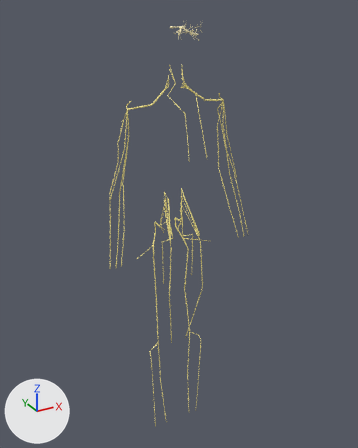
A saved change to the glTF model public/models/nerves.glb.
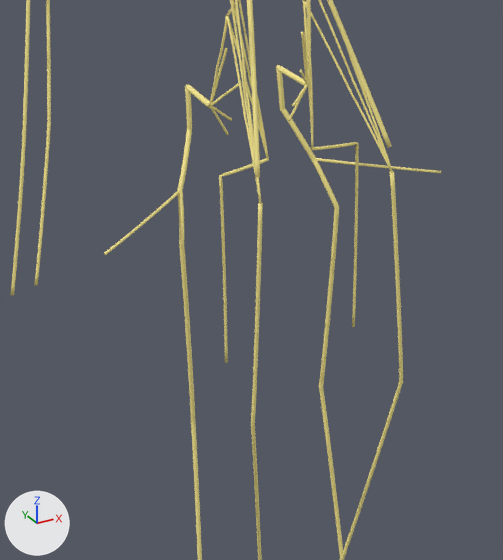
The first picture shows the older version from a 50 mm lens placed at (-0.767, -1.44, 0.733), pointed at (0.02, -0.008, 0.018). The close-ups show the older and then the newer version on the part from 32% to 63% of the width and 45% to 73% of the height of that picture. Only the edits that show in the close-ups are written down. The axes (+X, +Y, +Z) are drawn at lower left. The lights are the same throughout. Vertices at exactly the same position are counted once.

In view in the first close-up: 'nerf-femoral-d', 'nerf-femoral-g', 'nerf-gluteal-inf-d', 'nerf-gluteal-inf-g', 'nerf-median-d', 'nerf-obturateur-d', 'nerf-obturateur-g', 'nerf-sciatique-d', 'nerf-sciatique-g', 'nerf-ulnaire-d', 'plexus-lombaire-d', 'plexus-lombaire-g'.
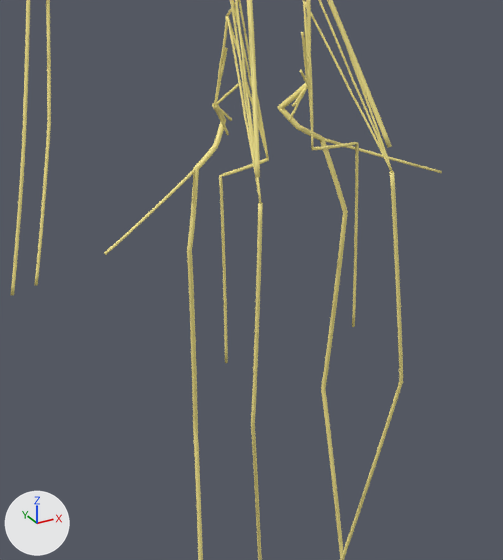
What differs and where, as boxes (x1, y1, x2, y2) in the close-ups (503 x 560 px; the box of a moved part takes in the faces that stretch with it):
'nerf-sciatique-d', reshaped: before (177, 18, 239, 560); after (187, 18, 239, 560)
'nerf-sciatique-g', reshaped: before (276, 0, 343, 559); after (277, 0, 348, 559)
'nerf-gluteal-inf-g', reshaped (125% taller): before (316, 158, 441, 173); after (324, 138, 442, 173)
'nerf-gluteal-inf-d', reshaped (19% wider, 32% taller): before (104, 190, 180, 255); after (104, 169, 195, 255)
part 1 of me_nerf_sciatique_d, moved or reshaped: before (177, 21, 237, 560); after (187, 22, 237, 560)
part 3 of me_nerf_sciatique_g, moved or reshaped: before (276, 30, 343, 556); after (277, 36, 348, 556)

Diff of the bpy script that builds the scene:
```diff
--- a/public/models/nerves.glb.py
+++ b/public/models/nerves.glb.py
@@ me_nerf_gluteal_inf_g @@
 # used by ob_nerf_gluteal_inf_g; location = (0.0, 0.0, 0.0)
-me_nerf_gluteal_inf_g.from_pydata(...)  # 102 vertices, 200 faces; spans x 0.0618..0.1545, y -0.0184..0.039, z -0.0783..-0.0659
+me_nerf_gluteal_inf_g.from_pydata(...)  # 102 vertices, 200 faces; spans x 0.0561..0.1544, y -0.0185..0.0156, z -0.0782..-0.0365
+# me_nerf_gluteal_inf_g part 4: 101 of 102 vertices moved; they spanned x 0.0618..0.1545, y -0.0184..0.039, z -0.0783..-0.0659 and now span x 0.0561..0.1544, y -0.0185..0.0156, z -0.0782..-0.0365; mean shift (-0.0029, -0.0119, 0.0149); largest move (0.0619, 0.0374, -0.0682) -> (0.0561, 0.0137, -0.0385)
 me_nerf_gluteal_inf_g.materials.append(mat_defaultmaterial_002)
@@ me_nerf_sciatique_g @@
 # used by ob_nerf_sciatique_g; location = (0.0, 0.0, 0.0)
-me_nerf_sciatique_g.from_pydata(...)  # 1397 vertices, 2780 faces; spans x 0.027..0.076, y -0.007..0.064, z -0.468..0.093
+me_nerf_sciatique_g.from_pydata(...)  # 1397 vertices, 2780 faces; spans x 0.024..0.076, y -0.007..0.032, z -0.468..0.093
+# me_nerf_sciatique_g part 3: 1303 of 1397 vertices moved; they spanned x 0.029..0.076, y -0.007..0.064, z -0.468..0.082 and now span x 0.024..0.076, y -0.007..0.032, z -0.468..0.082; mean shift (-0.003, -0.012, 0.002); largest move (0.041, 0.063, 0.009) -> (0.025, 0.03, -0.012)
 me_nerf_sciatique_g.materials.append(mat_defaultmaterial_005)
@@ me_nerf_gluteal_inf_d @@
 # used by ob_nerf_gluteal_inf_d; location = (0.0, 0.0, 0.0)
-me_nerf_gluteal_inf_d.from_pydata(...)  # 102 vertices, 200 faces; spans x -0.1537..-0.0615, y -0.0159..0.039, z -0.0789..-0.0659
+me_nerf_gluteal_inf_d.from_pydata(...)  # 102 vertices, 200 faces; spans x -0.1537..-0.058, y -0.016..0.0154, z -0.0788..-0.0369
+# me_nerf_gluteal_inf_d part 2: 101 of 102 vertices moved; they spanned x -0.1537..-0.0615, y -0.0159..0.039, z -0.0789..-0.0659 and now span x -0.1537..-0.058, y -0.016..0.0154, z -0.0788..-0.0369; mean shift (0.0018, -0.012, 0.0147); largest move (-0.0617, 0.0374, -0.0682) -> (-0.058, 0.0135, -0.039)
 me_nerf_gluteal_inf_d.materials.append(mat_defaultmaterial_015)
@@ me_nerf_sciatique_d @@
 # used by ob_nerf_sciatique_d; location = (0.0, 0.0, 0.0)
-me_nerf_sciatique_d.from_pydata(...)  # 1397 vertices, 2780 faces; spans x -0.073..-0.027, y -0.007..0.064, z -0.468..0.093
+me_nerf_sciatique_d.from_pydata(...)  # 1397 vertices, 2780 faces; spans x -0.073..-0.023, y -0.007..0.032, z -0.468..0.093
+# me_nerf_sciatique_d part 1: 1307 of 1397 vertices moved; they spanned x -0.073..-0.029, y -0.007..0.064, z -0.468..0.082 and now span x -0.073..-0.023, y -0.007..0.032, z -0.468..0.082; mean shift (0.003, -0.012, 0.002); largest move (-0.04, 0.064, 0.009) -> (-0.025, 0.03, -0.012)
 me_nerf_sciatique_d.materials.append(mat_defaultmaterial_018)
```
